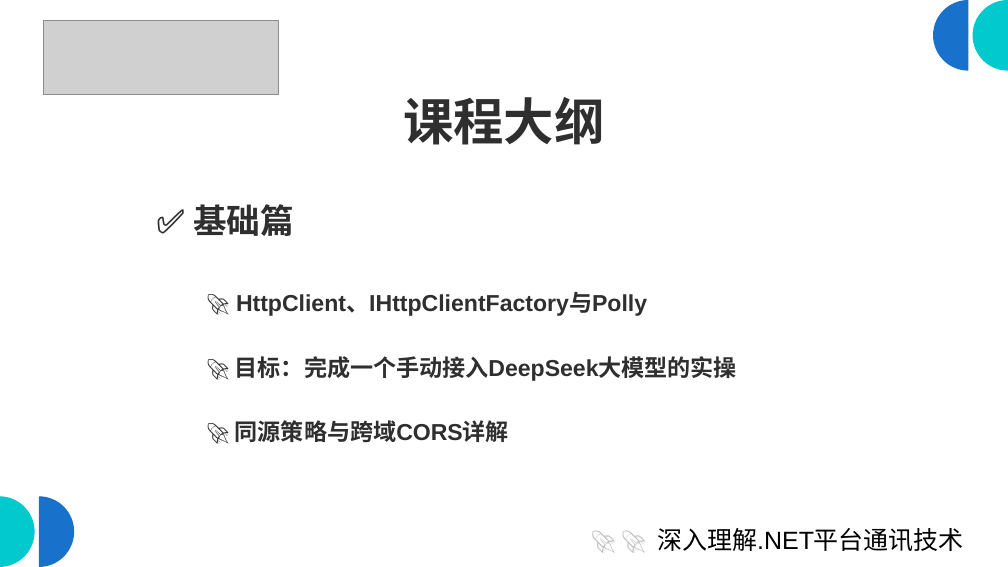
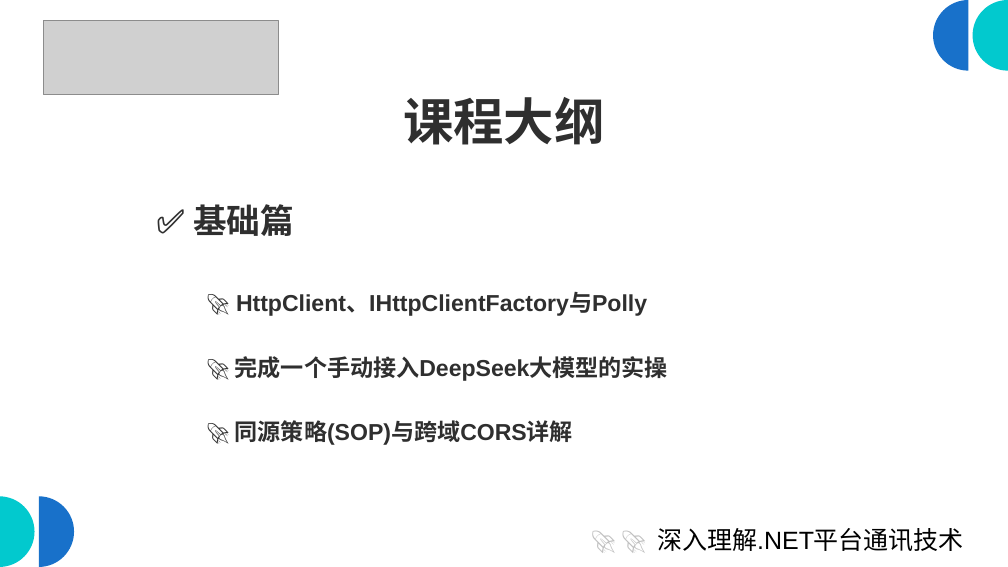
Before and after one commit to scottfly189/dotnet_net_course, a slide deck: slide 4 of src/课程大纲.odp. Drawn at 1008x567 pixels with LibreOffice and Linux fonts; fonts in the diff are those of the drawing; grey boxes stand for pictures. Boxes give left, top, right and bottom in pixels: in the first picture for what was removed or moved away, otherwise in the second. Text is boxed around its words. In the diff, an @@ line names an element or a change of style, - is before the commit and + after.

```diff
--- a/src/课程大纲.odp
+++ b/src/课程大纲.odp
@@ text at <box>235,356,668,445</box>: text changed @@
-🚀 目标：完成一个手动接入DeepSeek大模型的实操
-🚀 同源策略与跨域CORS详解
+🚀 完成一个手动接入DeepSeek大模型的实操
+🚀 同源策略(SOP)与跨域CORS详解
```
Also in this commit, not shown: 6 other slides changed, 1 other file.
